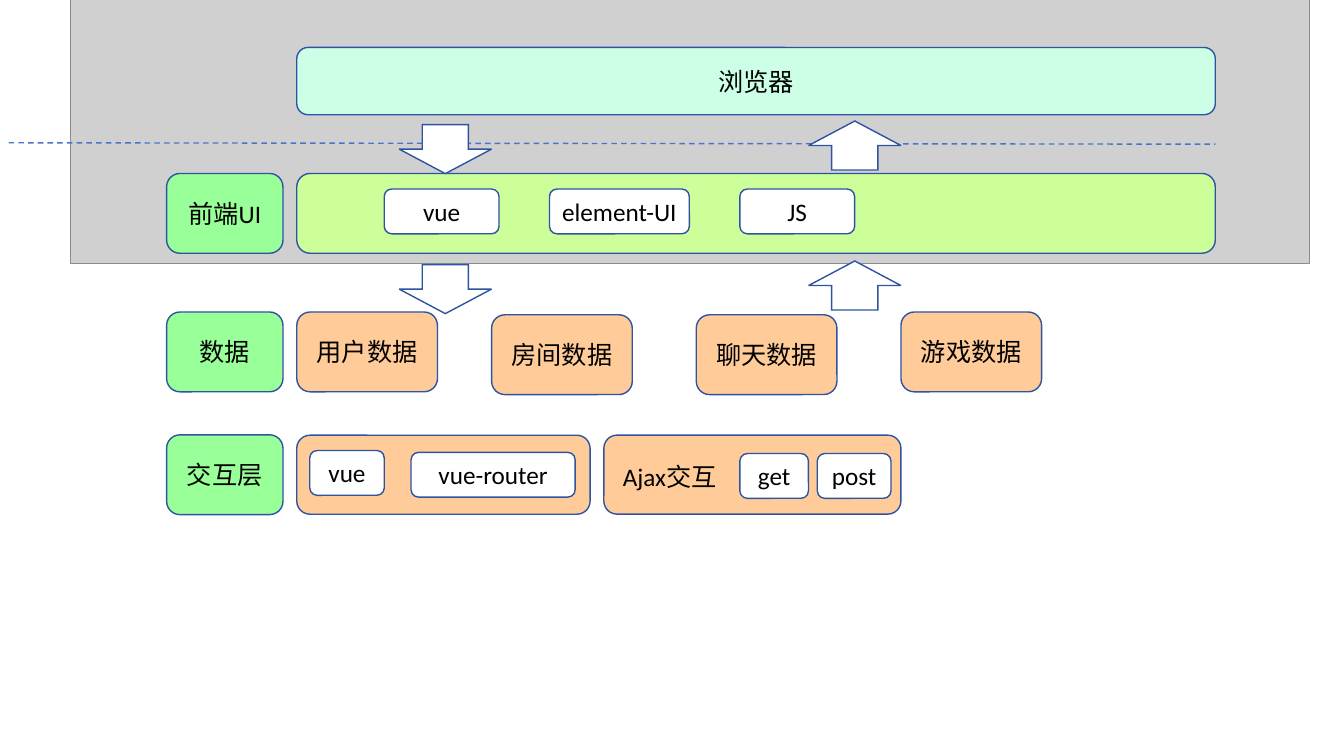
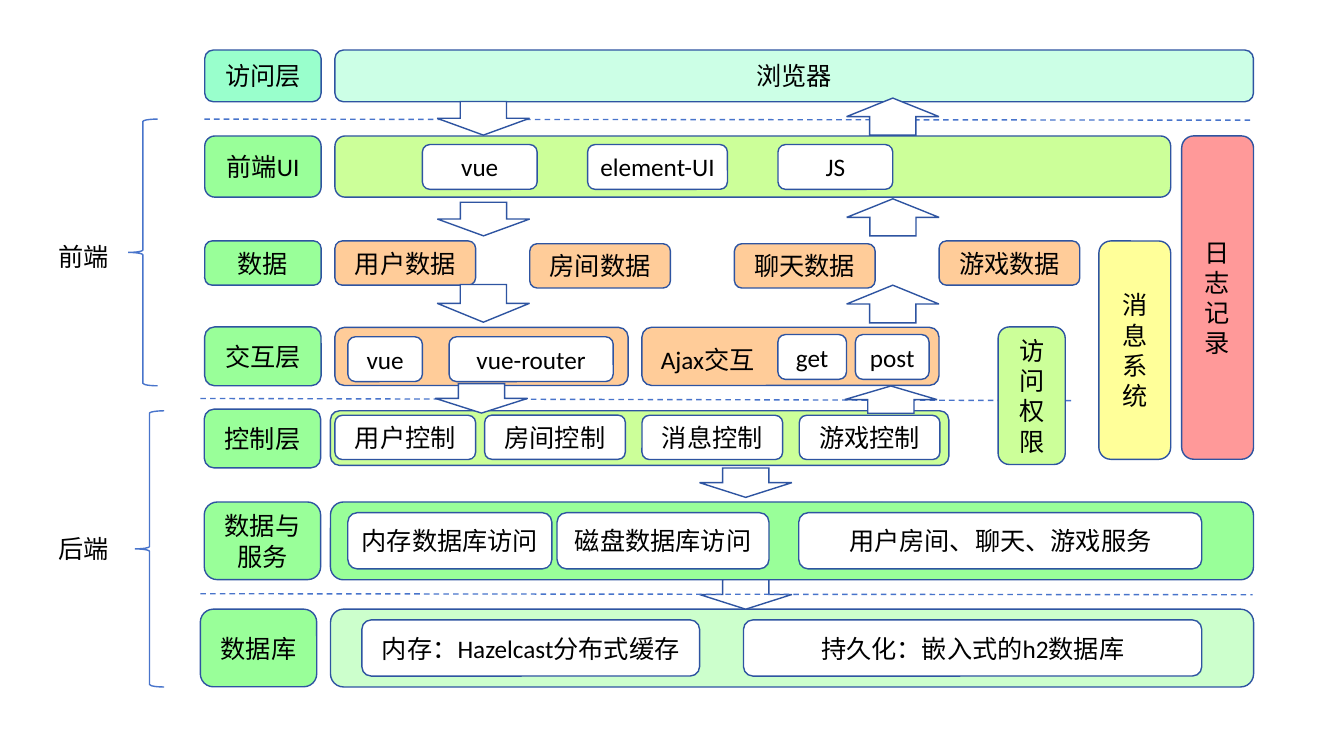
Before and after one commit to shu-sun-yat-sen/LAN-anonymous-chat-room, a slide deck: slide 1 of docs/架构设计/架构图.pptx. Drawn at 1344x756 pixels with LibreOffice and Linux fonts; fonts in the diff are those of the drawing; grey boxes stand for pictures. Boxes give left, top, right and bottom in pixels: in the first picture for what was removed or moved away, otherwise in the second. Text is boxed around its words. In the diff, an @@ line names an element or a change of style, - is before the commit and + after.

```diff
--- a/docs/架构设计/架构图.pptx
+++ b/docs/架构设计/架构图.pptx
@@ picture removed at box(71, 0, 1310, 264) @@
@@ rounded rectangle "浏览器": place and size @@
-rounded rectangle "浏览器" at box(296, 47, 1215, 115)
+rounded rectangle "浏览器" at box(335, 50, 1253, 102)
@@ line moved from (9, 143) - (1216, 144) to (205, 119) - (1251, 120) @@
@@ down arrow: place and size @@
-down arrow at box(399, 125, 492, 174)
+down arrow at box(438, 102, 530, 135)
@@ down arrow: place and size @@
-down arrow at box(809, 121, 901, 170)
+down arrow at box(847, 98, 940, 135)
@@ rounded rectangle "前端UI": place and size @@
-rounded rectangle "前端UI" at box(166, 173, 282, 253)
+rounded rectangle "前端UI" at box(205, 136, 321, 198)
@@ rounded rectangle: place and size @@
-rounded rectangle at box(296, 173, 1215, 253)
+rounded rectangle at box(335, 136, 1171, 198)
@@ 3 rounded rectangles: place and size @@
-3 rounded rectangles at box(384, 190, 855, 234)
+3 rounded rectangles at box(422, 144, 893, 189)
@@ rounded rectangle "数据": place and size @@
-rounded rectangle "数据" at box(166, 313, 282, 392)
+rounded rectangle "数据" at box(205, 241, 321, 285)
@@ rounded rectangle "用户数据": place and size @@
-rounded rectangle "用户数据" at box(296, 313, 438, 392)
+rounded rectangle "用户数据" at box(335, 241, 476, 285)
@@ rounded rectangle "房间数据": place and size @@
-rounded rectangle "房间数据" at box(492, 315, 633, 394)
+rounded rectangle "房间数据" at box(530, 244, 671, 288)
@@ rounded rectangle "聊天数据": place and size @@
-rounded rectangle "聊天数据" at box(697, 315, 838, 394)
+rounded rectangle "聊天数据" at box(735, 244, 876, 288)
@@ rounded rectangle "游戏数据": place and size @@
-rounded rectangle "游戏数据" at box(901, 313, 1043, 392)
+rounded rectangle "游戏数据" at box(940, 241, 1081, 285)
@@ down arrow: place and size @@
-down arrow at box(399, 264, 492, 314)
+down arrow at box(438, 284, 530, 322)
@@ down arrow: place and size @@
-down arrow at box(809, 261, 901, 311)
+down arrow at box(847, 285, 940, 323)
@@ rounded rectangle "交互层": place and size @@
-rounded rectangle "交互层" at box(166, 435, 282, 514)
+rounded rectangle "交互层" at box(205, 327, 321, 385)
@@ rounded rectangle: place and size @@
-rounded rectangle at box(296, 436, 590, 514)
+rounded rectangle at box(335, 328, 628, 386)
@@ rounded rectangle: place and size @@
-rounded rectangle at box(604, 436, 901, 514)
+rounded rectangle at box(642, 328, 940, 386)
@@ rounded rectangle "vue": place and size @@
-rounded rectangle "vue" at box(310, 451, 384, 495)
+rounded rectangle "vue" at box(348, 337, 422, 381)
@@ rounded rectangle "vue-router": place and size @@
-rounded rectangle "vue-router" at box(411, 453, 576, 497)
+rounded rectangle "vue-router" at box(450, 337, 614, 381)
@@ 2 rounded rectangles, 1 text: place and size @@
-2 rounded rectangles, 1 text at box(623, 454, 891, 498)
+2 rounded rectangles, 1 text at box(661, 335, 930, 379)
@@ group added at box(58, 50, 1254, 688): 19 rounded rectangles, 6 down arrows, 2 lines, 2 left braces, 2 texts @@
+访问层
+控制层
+用户控制
+房间控制
+消息控制
+游戏控制
+访
+问
+权
+限
+消
+息
+系
+统
+数据与服务
+内存数据库访问
+磁盘数据库访问
+用户房间、聊天、游戏服务
+数据库
+内存：Hazelcast分布式缓存
+持久化：嵌入式的h2数据库
+日志记录
+前端
+后端
```
Also in this commit, not shown: 1 slide added, 1 slide removed, 7 other files.
